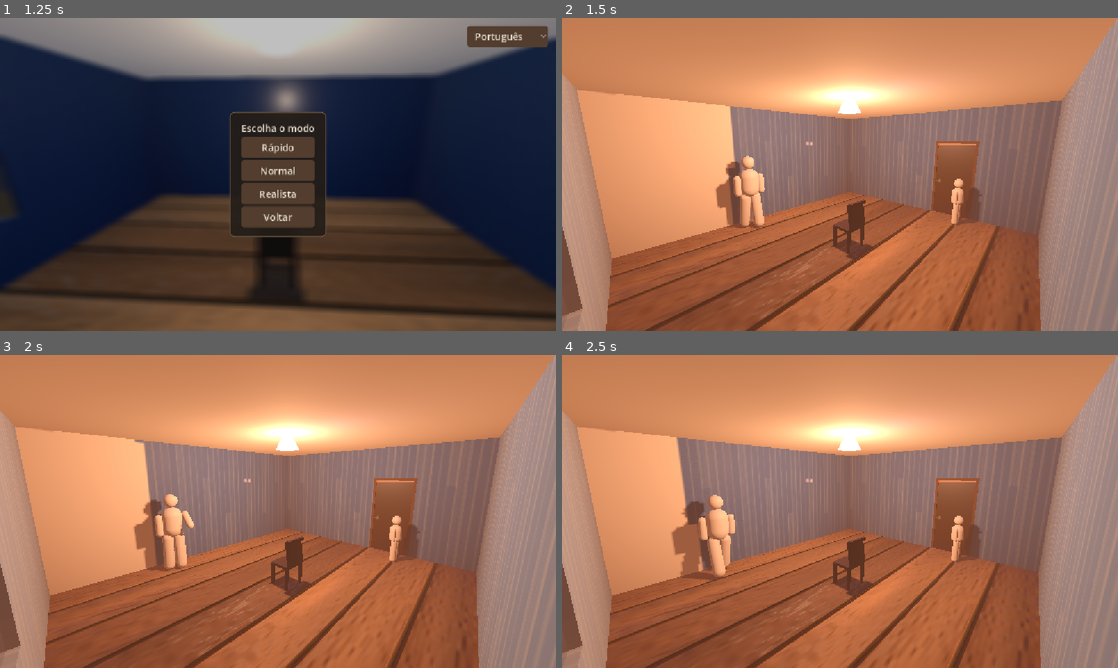
Above: before the commit, frames 1-4 (two rows, left to right).
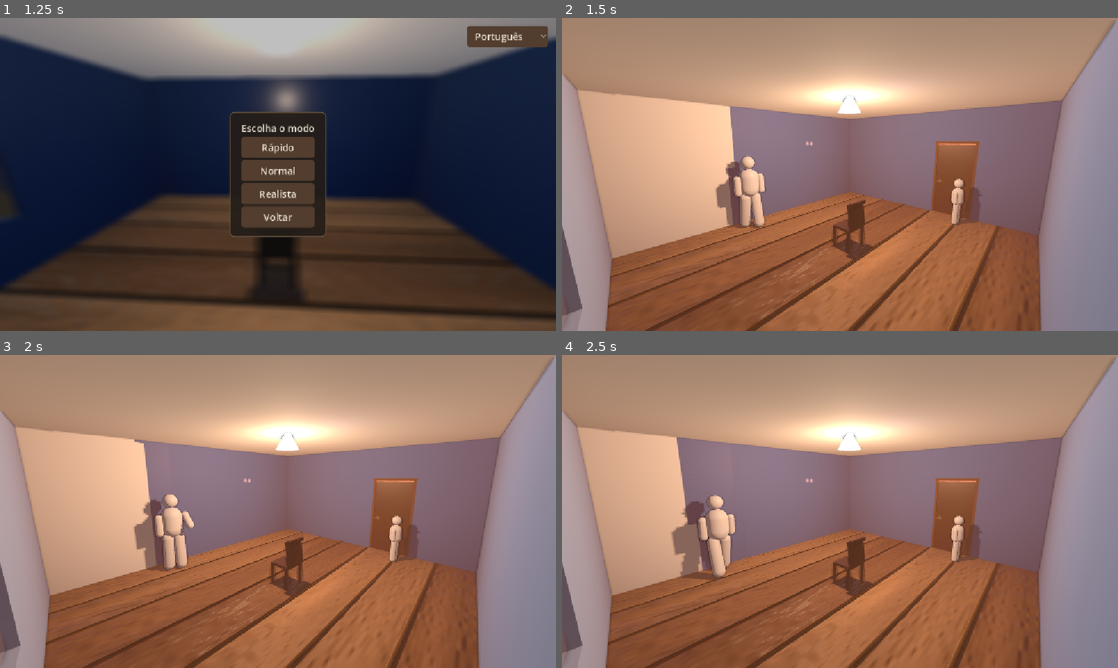
Above: after the commit, the same moments.

Repository: CaioLeonardoSch/watching-paint-dry
Game: Godot game, scene res://scenes/menu_principal.tscn
Two runs of this game, one before a commit and one after it. Both use one fixed random seed, a clock stepped at 60 frames per second and the inputs below.
Inputs (mouse positions are in pixels of both pictures, inside the frame that each line leads up to):
- Up to frame 1 (1.25 s): click "Jogar" at 0.5 s
- Up to frame 2 (1.5 s): click "Rápido" at 1.25 s
- Up to frame 3 (2 s): no input
- Up to frame 4 (2.5 s): move the mouse to (962, 495) at 2.02 s

Frame 1 is identical in both runs. In frame 2, 51% of the frame differs, in the area x 0-100%, y 0-100%; in frame 3, 50%; in frame 4, 49%.

Commit message:
fix: demao nova preserva marca da anterior; luz ambiente nao lava o quarto

Diff:
--- a/project.godot
+++ b/project.godot
@@ -45,3 +45,4 @@
 [rendering]
 
 rendering_device/driver.windows="d3d12"
+anti_aliasing/quality/msaa_3d=2
--- a/scenes/quarto.tscn
+++ b/scenes/quarto.tscn
@@ -23,8 +23,13 @@
 background_mode = 2
 sky = SubResource("Sky_8h2n1")
 ambient_light_source = 2
-ambient_light_color = Color(0.6, 0.65, 0.8, 1)
-ambient_light_energy = 0.4
+ambient_light_color = Color(0.72, 0.75, 0.82, 1)
+ambient_light_energy = 0.22
+ssao_enabled = true
+ssao_radius = 0.7
+ssao_intensity = 1.4
+ssao_power = 2.0
+ssao_light_affect = 0.25
 fog_enabled = true
 fog_light_color = Color(0.8, 0.85, 0.92, 1)
 fog_density = 0.03
@@ -147,6 +152,7 @@
 [node name="CenterContainer" type="CenterContainer" parent="MenuPausa"]
 anchor_right = 1.0
 anchor_bottom = 1.0
+mouse_filter = 2
 
 [node name="PainelPausa" type="PanelContainer" parent="MenuPausa/CenterContainer"]
 layout_mode = 2
@@ -182,6 +188,7 @@
 [node name="CenterContainer" type="CenterContainer" parent="DialogoPintura"]
 anchor_right = 1.0
 anchor_bottom = 1.0
+mouse_filter = 2
 
 [node name="PainelPergunta" type="PanelContainer" parent="DialogoPintura/CenterContainer"]
 layout_mode = 2
--- a/scripts/ciclo_dia_noite.gd
+++ b/scripts/ciclo_dia_noite.gd
@@ -184,7 +184,13 @@
 	# o céu muda de cor ao longo do dia.
 	if _world_env and _world_env.environment:
 		var env := _world_env.environment
-		var brilho_ambiente: float = clamp(altura_solar * 0.4 + 0.03, 0.03, 0.4)
+		var brilho_ambiente: float = clamp(altura_solar * 0.22 + 0.03, 0.03, 0.22)
 		env.ambient_light_energy = brilho_ambiente
-		env.ambient_light_color  = cor_horizonte
-		env.fog_light_color      = cor_horizonte
+		# A ambiente é DESSATURADA de propósito. Ela incide em tudo por igual,
+		# inclusive nas faces internas do quarto — usar a cor crua do horizonte
+		# deixava o quarto inteiro laranja no fim da tarde, como se o pôr do sol
+		# atravessasse as paredes. Luz de céu que entra por uma janela chega
+		# rebatida e bem mais neutra que o céu em si.
+		env.ambient_light_color = cor_horizonte.lerp(Color(0.82, 0.84, 0.88), 0.72)
+		# A névoa é o céu de verdade, vista lá fora — essa mantém a cor cheia.
+		env.fog_light_color = cor_horizonte
--- a/scripts/ciclo_pintura.gd
+++ b/scripts/ciclo_pintura.gd
@@ -279,7 +279,8 @@
 		_cor_antes_da_demao(indice_demao),
 		cor_atual.cor_molhada_base,
 		cor_atual.variantes_secas[indice_demao],
-		duracao_pintura_segundos)
+		duracao_pintura_segundos,
+		indice_demao)
 
 
 ## O que está na parede ANTES desta demão — a demão anterior da mesma cor,
--- a/scripts/mascara_tinta.gd
+++ b/scripts/mascara_tinta.gd
@@ -54,17 +54,29 @@
 	_mat_recente.shader = load("res://shaders/carimbo_recente.gdshader")
 
 
-## Zera para "parede sem tinta desta demão".
+## Zera as duas — parede como se nunca tivesse recebido tinta. Só no início.
 func limpar() -> void:
 	acumulada.setup(largura_px, altura_px, DrawableTexture2D.DRAWABLE_FORMAT_RGBA8, Color(0, 0, 0, 1), false)
 	recente.setup(largura_px, altura_px, DrawableTexture2D.DRAWABLE_FORMAT_RGBA8, Color(0, 0, 0, 1), false)
 
 
+## Prepara pra uma demão nova preservando o relevo já existente.
+##
+## Só a máscara recente é zerada. A acumulada guarda quantas camadas passaram
+## por cada ponto — informação física que não desaparece porque começou uma
+## demão nova. O canal G (carga) da recente serve de marcador de "passei aqui
+## nesta demão": zerado agora, e o carimbo o levanta por onde o rolo for.
+func limpar_demao() -> void:
+	recente.setup(largura_px, altura_px, DrawableTexture2D.DRAWABLE_FORMAT_RGBA8, Color(0, 0, 0, 1), false)
+
+
 ## Parede inteira coberta e pintada no instante 0 — usado ao retomar de um
 ## save, onde o estado visual é sempre "tudo seco" e não há o que animar.
+## R/G da acumulada = cobertura e relevo já assentados; G da recente = carga,
+## que é o marcador de "passou aqui" lido como cobertura da demão atual.
 func preencher_coberta() -> void:
 	acumulada.setup(largura_px, altura_px, DrawableTexture2D.DRAWABLE_FORMAT_RGBA8, Color(1.0, 0.5, 0, 1), false)
-	recente.setup(largura_px, altura_px, DrawableTexture2D.DRAWABLE_FORMAT_RGBA8, Color(0, 1.0, 0, 1), false)
+	recente.setup(largura_px, altura_px, DrawableTexture2D.DRAWABLE_FORMAT_RGBA8, Color(0, 0.95, 0, 1), false)
 
 
 ## Carimba o rolo numa posição da parede.
--- a/scripts/menu_pausa.gd
+++ b/scripts/menu_pausa.gd
@@ -12,6 +12,11 @@
 #  ativa) nem por cima da pergunta de cor (dialogo_pintura.gd já é dono do
 #  mouse nesse momento) — dono único do ESC durante o jogo,
 #  camera_cadeira.gd abriu mão do seu próprio toggle.
+#
+#  O CenterContainer é tela cheia e mora numa layer ACIMA do DialogoPintura,
+#  então tem mouse_filter = IGNORE na cena: com STOP (default do Control) ele
+#  engolia todo clique e travava os botões "Gostei"/"Trocar". Os painéis
+#  filhos continuam STOP, então o menu em si segue clicável.
 # ─────────────────────────────────────────────
 
 const DURACAO_FADE: float = 0.15
--- a/scripts/parede_pintavel.gd
+++ b/scripts/parede_pintavel.gd
@@ -101,21 +101,38 @@
 	return _janela_demao + tempo_secagem_segundos * (1.0 + ESPESSURA_TIPICA * ATRASO_POR_ESPESSURA)
 
 
-## Começa uma demão nova: limpa a máscara (a tinta anterior vira "cor de
-## baixo") e zera o relógio.
-func iniciar_demao(anterior: Color, molhada: Color, seca: Color, janela_segundos: float) -> void:
+## Começa uma demão nova.
+##
+## Só a máscara RECENTE é limpa. A acumulada persiste de propósito: ela guarda
+## o relevo real da parede (quantas camadas de tinta já passaram por cada
+## ponto), e isso não some quando uma demão nova começa — tinta velha continua
+## embaixo. Limpar as duas fazia a parede virar cor chapada no instante em que
+## a demão trocava, e a marca da demão anterior desaparecia de uma vez.
+##
+## `numero_demao` (0, 1, 2…) suaviza a marca do rolo a cada camada: parede
+## recém-pintada sobre reboco cru mostra muita variação, a terceira demão já
+## está praticamente lisa.
+func iniciar_demao(
+	anterior: Color,
+	molhada: Color,
+	seca: Color,
+	janela_segundos: float,
+	numero_demao: int = 0
+) -> void:
 	_janela_demao     = maxf(janela_segundos, 0.01)
 	_tempo_decorrido  = 0.0
 	_avisou_conclusao = false
 	_ativo            = true
 
-	mascara.limpar()
+	mascara.limpar_demao()
 	material.set_shader_parameter("cor_anterior",    anterior)
 	material.set_shader_parameter("cor_molhada",     molhada)
 	material.set_shader_parameter("cor_seca",        seca)
 	material.set_shader_parameter("janela_demao",    _janela_demao)
 	material.set_shader_parameter("duracao_secagem", tempo_secagem_segundos)
 	material.set_shader_parameter("tempo_decorrido", 0.0)
+	# cada demão deixa a superfície mais uniforme
+	material.set_shader_parameter("suavidade_demao", 1.0 / (1.0 + float(numero_demao) * 0.9))
 
 
 ## Carimba o rastro do rolo. `de`/`para` são UV 0-1 na parede; `instante` é
--- a/shaders/carimbo_recente.gdshader
+++ b/shaders/carimbo_recente.gdshader
@@ -30,7 +30,10 @@
 	if (r.x < 0.0 || r.x > 1.0 || r.y < 0.0 || r.y > 1.0) {
 		COLOR0 = vec4(0.0);
 	} else {
-		// peso da substituição = quanto de tinta chegou aqui
+		// Peso da substituição = quanto de tinta chegou aqui.
+		// G guarda a carga e serve de marcador de "passei aqui nesta demão" —
+		// é zerado no início de cada demão e o shader da parede lê isso como
+		// cobertura da camada atual.
 		float peso = texture(carimbo, r).r * carga;
 		COLOR0 = vec4(instante, carga, 0.0, peso);
 	}
--- a/shaders/tinta_secando.gdshader
+++ b/shaders/tinta_secando.gdshader
@@ -42,6 +42,20 @@
 
 uniform float limiar_lap = 0.35;  // segundos de diferença que já marcam lap
 
+// Quanto a marca do rolo aparece. Cai a cada demão (ver iniciar_demao): a
+// primeira camada sobre reboco cru mostra bastante variação, a terceira já
+// está quase lisa — que é como parede pintada de verdade se comporta.
+uniform float suavidade_demao = 1.0;
+uniform float forca_marca = 0.09;
+
+// Faixa da carga gravada que conta como "coberto". A máscara recente é escrita
+// com blend_mix, então o valor converge pra ALGO ABAIXO da carga real do rolo
+// (cada carimbo mistura parcialmente, e as bordas pesam pouco). Normalizar
+// pela carga cheia deixava um quarto da cor de baixo aparecendo e a parede
+// saía lavada. O limiar baixo faz uma passada de rolo já cobrir de verdade.
+uniform float cobertura_min = 0.03;
+uniform float cobertura_max = 0.45;
+
 varying vec3 pos_mundo;
 
 
@@ -65,15 +79,18 @@
 	vec2 acum = texture(mascara_acumulada, uv).rg;
 	vec2 rec  = texture(mascara_recente, uv).rg;
 
-	float cobertura = acum.r;
-	float espessura = acum.g;
+	// A acumulada atravessa as demãos: é o relevo real da parede, quantas
+	// camadas passaram por cada ponto. A recente é limpa a cada demão, então
+	// a carga (G) vira o marcador de "o rolo passou aqui NESTA demão".
+	float relevo    = acum.g;
+	float cobertura = smoothstep(cobertura_min, cobertura_max, rec.g);
 	float instante  = rec.r * janela_demao;   // volta pra segundos
 
 	// ── Quanto esta camada já secou ────────────────────────────────
 	// Camada grossa demora mais. Como a espessura varia ponto a ponto, a
 	// parede seca desigual — que é exatamente o que tinta de verdade faz.
 	float dt = tempo_decorrido - instante;
-	float duracao_local = duracao_secagem * (1.0 + espessura * atraso_por_espessura);
+	float duracao_local = duracao_secagem * (1.0 + relevo * atraso_por_espessura);
 	float fracao = clamp(dt / max(duracao_local, 0.001), 0.0, 1.0);
 
 	// ── As fases da secagem (ver plano 3.4) ────────────────────────
@@ -100,10 +117,18 @@
 	// A lap mark é uma faixa levemente mais densa/escura de tinta
 	cor_nova = mix(cor_nova, cor_nova * 0.94, lap);
 
+	// A marca do rolo modula as DUAS cores, não só a nova. É o que impede a
+	// parede de virar cor chapada no instante em que uma demão começa: a
+	// camada de baixo continua exibindo o relevo que ela deixou.
+	// `relevo` só aparece depois de secar — tinta molhada escorre e nivela.
+	float marca = (relevo - 0.5) * forca_marca * suavidade_demao;
+	vec3 base_anterior = cor_anterior.rgb * (1.0 - marca);
+	cor_nova *= (1.0 - marca * seco_cor);
+
 	// `cobertura` entra onde antes havia um smoothstep de borda. A diferença
 	// é tudo: "meio pintado" agora é falha de cobertura de verdade, que
 	// sobrevive à secagem e só some quando a próxima demão passa por cima.
-	ALBEDO = mix(cor_anterior.rgb, cor_nova, cobertura);
+	ALBEDO = mix(base_anterior, cor_nova, cobertura);
 
 	// ── Superfície ─────────────────────────────────────────────────
 	// Molhado NÃO é espelho: roughness baixo demais reflete o céu procedural
Binary file added: images/Watching Paint Dry Logo-capsule-mark.png
Not shown, added: images/Watching Paint Dry Logo-capsule-mark.png.import
Binary file added: images/Watching Paint Dry Logo-title.png
Not shown, added: images/Watching Paint Dry Logo-title.png.import
